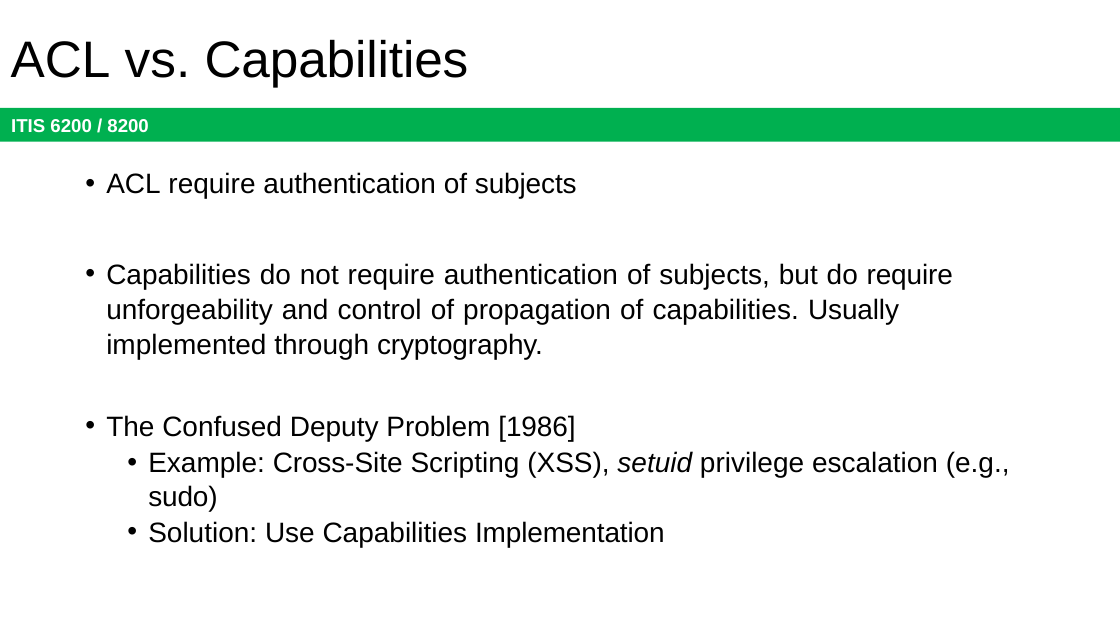
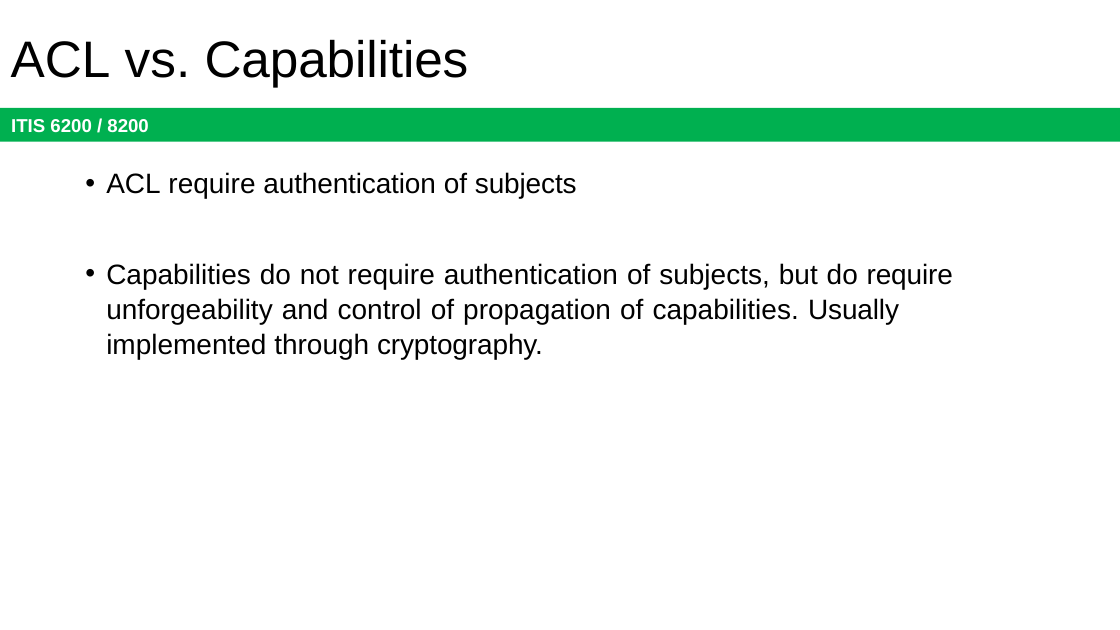
Before and after one commit to jx5c/github.io, a slide deck: slide 20 of teaching/ITIS6200/2023fa/lectures/lec09.pptx. Drawn at 1120x630 pixels with LibreOffice and Linux fonts; fonts in the diff are those of the drawing. Boxes give left, top, right and bottom in pixels: in the first picture for what was removed or moved away, otherwise in the second. Text is boxed around its words. In the diff, an @@ line names an element or a change of style, - is before the commit and + after.

```diff
--- a/teaching/ITIS6200/2023fa/lectures/lec09.pptx
+++ b/teaching/ITIS6200/2023fa/lectures/lec09.pptx
@@ text at bbox=[106, 415, 1010, 547]: paragraphs removed @@
-• The Confused Deputy Problem [1986]
-  • Example: Cross-Site Scripting (XSS), setuid privilege escalation (e.g., sudo)
-  • Solution: Use Capabilities Implementation
```
Also in this commit, not shown: 15 other slides changed, 1 slide removed, 1 other file.
